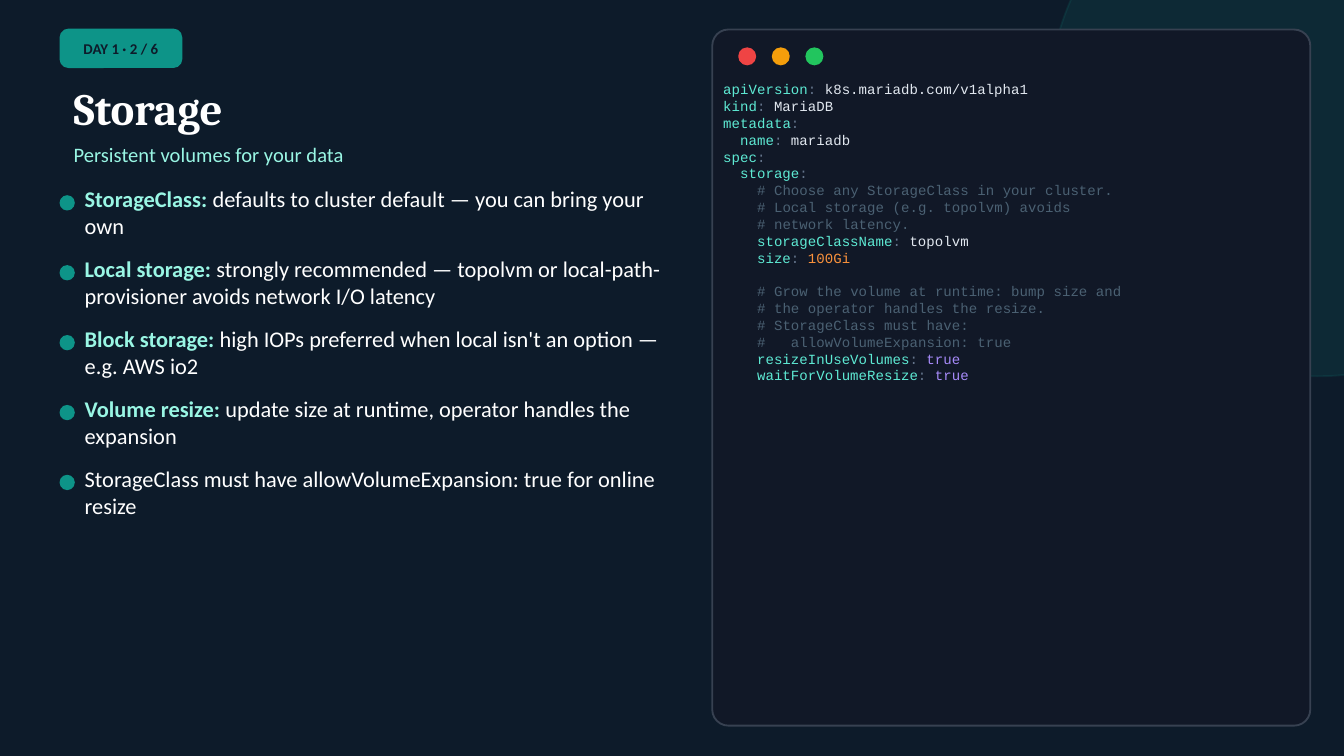
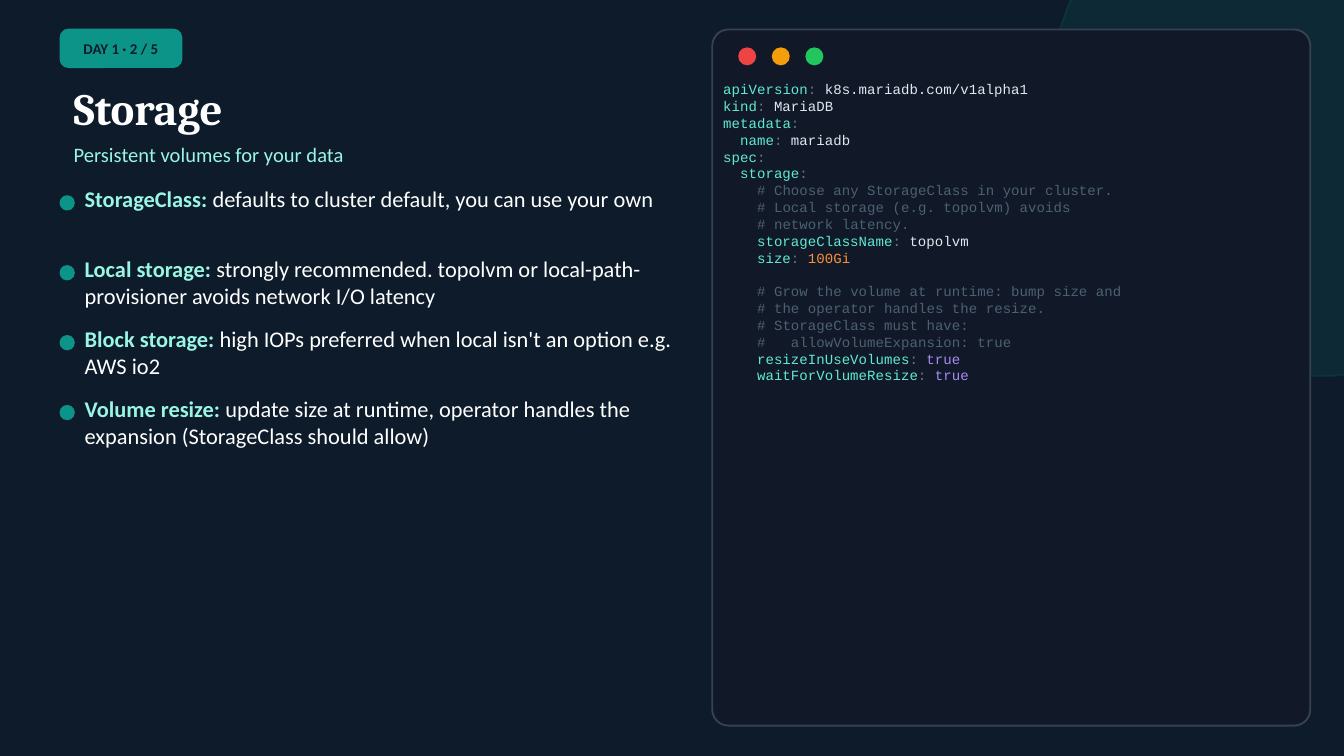
Before and after one commit to Bandwidth/mariadb-operator, a slide deck: slide 7 of demos/multi-cluster/slides/mariadb-operator.odp. Drawn at 1344x756 pixels with LibreOffice and Linux fonts; fonts in the diff are those of the drawing. Boxes give left, top, right and bottom in pixels: in the first picture for what was removed or moved away, otherwise in the second. Text is boxed around its words. In the diff, an @@ line names an element or a change of style, - is before the commit and + after.

```diff
--- a/demos/multi-cluster/slides/mariadb-operator.odp
+++ b/demos/multi-cluster/slides/mariadb-operator.odp
@@ text at bbox=[85, 191, 653, 211]: text changed @@
-StorageClass: defaults to cluster default — you can bring your own
+StorageClass: defaults to cluster default, you can use your own
@@ text at bbox=[85, 261, 640, 308]: text changed @@
-Local storage: strongly recommended — topolvm or local-path-provisioner avoids network I/O latency
+Local storage: strongly recommended. topolvm or local-path-provisioner avoids network I/O latency
@@ text at bbox=[85, 331, 671, 374]: text changed @@
-Block storage: high IOPs preferred when local isn't an option — e.g. AWS io2
+Block storage: high IOPs preferred when local isn't an option e.g. AWS io2
@@ text at bbox=[85, 401, 630, 448]: text changed @@
-Volume resize: update size at runtime, operator handles the expansion
+Volume resize: update size at runtime, operator handles the expansion (StorageClass should allow)
@@ ellipse removed at bbox=[60, 476, 74, 489] @@
@@ text removed at bbox=[85, 471, 655, 514] @@
-StorageClass must have allowVolumeExpansion: true for online resize
```
Also in this commit, not shown: 18 other slides changed, 3 other files.
